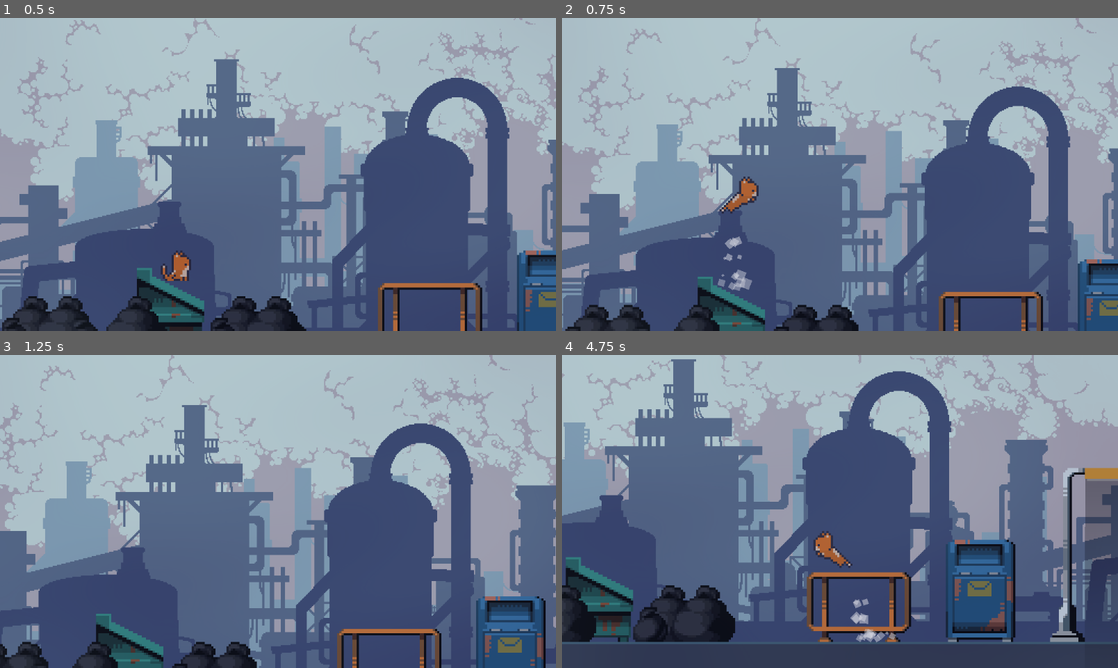
Above: before the commit, frames 1-4 (two rows, left to right).
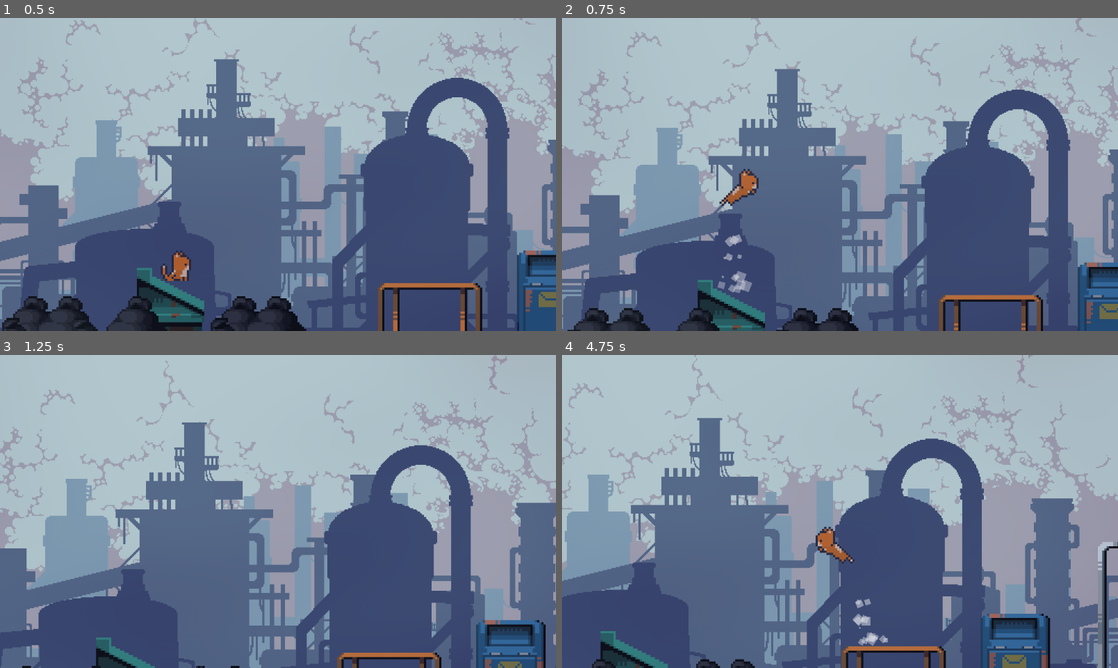
Above: after the commit, the same moments.

Repository: ArgolloTechnology/SISTCA
Game: Godot game, scene res://main.tscn
The game is run twice, just before and just after one commit, with the same random seed, the same clock (stepped at 60 frames per second) and the same inputs.
Inputs:
- Up to frame 1 (0.5 s): no input
- Up to frame 2 (0.75 s): tap Enter (ui_accept) at 0.5 s; hold Right (ui_right) from 0.53 s (still down)
- Up to frame 3 (1.25 s): keep holding Right (ui_right); tap Enter (ui_accept) at 0.77 s
- Up to frame 4 (4.75 s): tap Enter (ui_accept) at 1.52, 3.02, 3.77, 4.52 s; release Right (ui_right) at 2.03 s; hold Left (ui_left) 2.03-2.78 s; hold Right (ui_right) 2.78-4.28 s; hold Left (ui_left) from 4.28 s (still down)

Frame 1 is identical in both runs. In frame 2, 9.9% of the frame differs, in the area x 0-100%, y 0-100%; in frame 3, 28%; in frame 4, 60%.

Commit message:
ajustes no salto

Diff:
--- a/stray-2d/player.gd
+++ b/stray-2d/player.gd
@@ -8,7 +8,7 @@
 @onready var scratch: GPUParticles2D = $scratch
 
 const SPEED = 50
-const JUMP_VELOCITY = -275.0
+const JUMP_VELOCITY = -300.0
 const RUN_MULTIPLIER = 2
 
 var can_walk = false
Not shown: 1 places in stray-2d/main.tscn that only renumber resources
Not shown: 1 places in stray-2d/scratch.tres that only renumber resources
